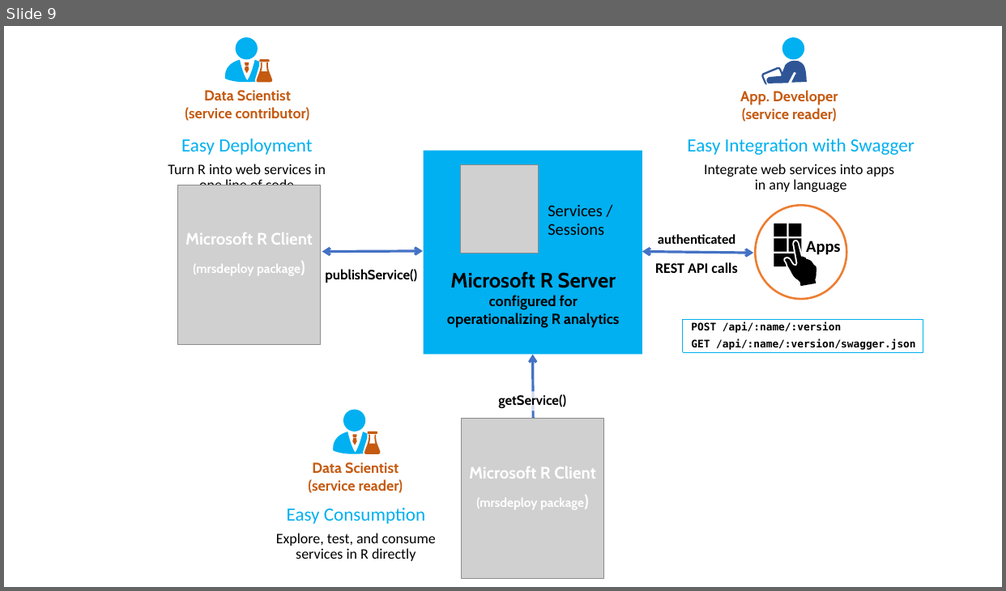
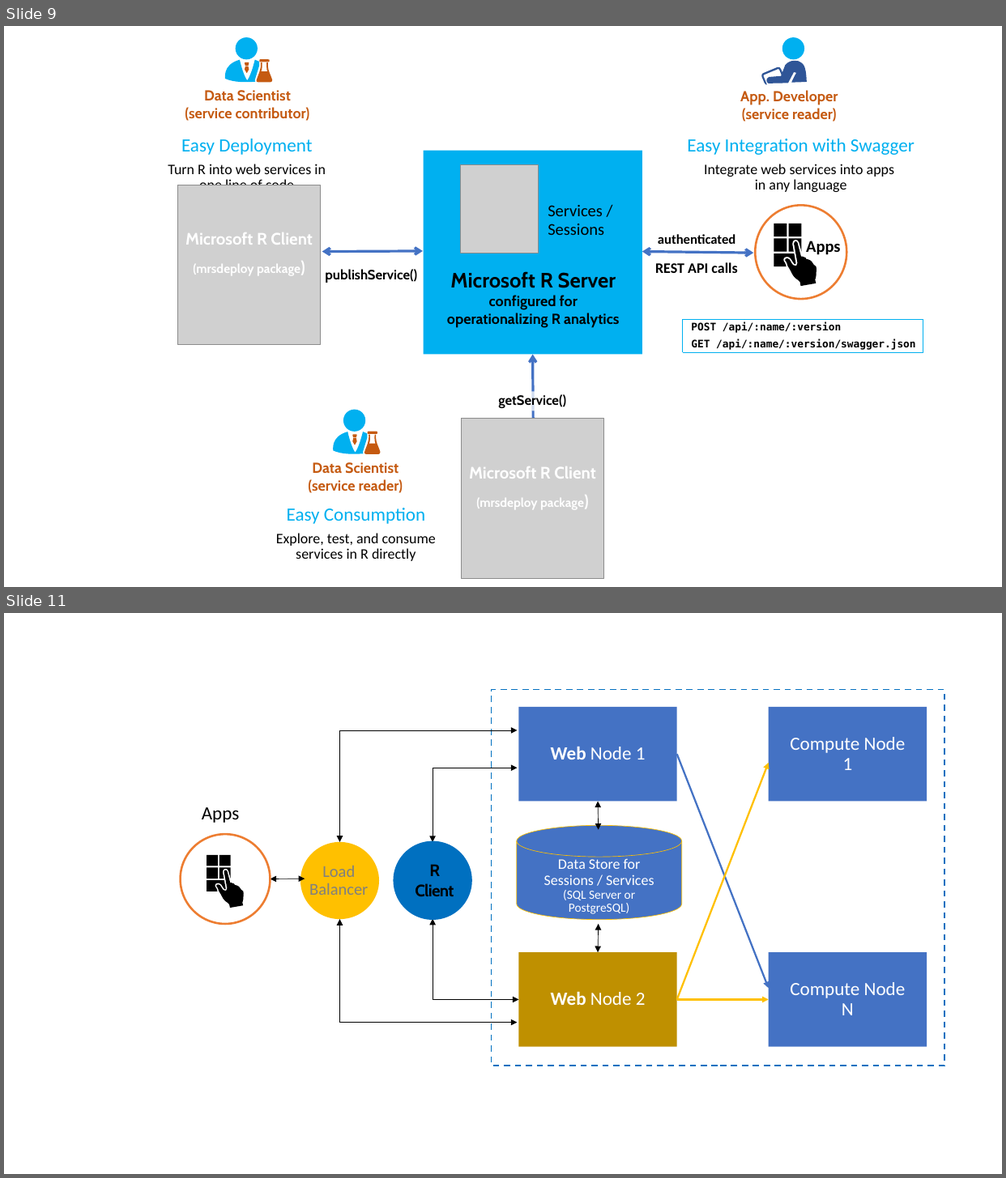
Before and after one commit to MicrosoftDocs/machine-learning-server-docs, a slide deck: microsoft-r/media/o16n/about-o16n.pptx. Shown one above the other, each under a label of ours: slide 9 before the commit, slides 9 and 11 after it; the slides between them are not shown. The pictures are 1006x591 and 1006x1178 pixels, drawn with LibreOffice and Linux fonts; fonts in the diff are those of the drawing; grey boxes stand for pictures. Boxes give left, top, right and bottom in pixels: in the first picture for what was removed or moved away, otherwise in the second. Text is boxed around its words. In the diff, an @@ line names an element or a change of style, - is before the commit and + after.

```diff
--- a/microsoft-r/media/o16n/about-o16n.pptx
+++ b/microsoft-r/media/o16n/about-o16n.pptx
@@ slide 11 added at (4,613,1002,1174), background #FFFFFF @@
@@ group added at (181,689,944,1066): 5 rectangles, 4 elbow double arrows, 3 ellipses, 3 double arrows, 3 arrows, 2 texts, 1 cylinder, 1 freeform shape @@
+Web Node 1
+Web Node 2
+Compute Node 1
+Compute Node N
+Data Store for Sessions / Services
+(SQL Server or PostgreSQL)
+Load Balancer
+Apps
+R Client
```
Also in this commit, not shown: 1 other slide added.
